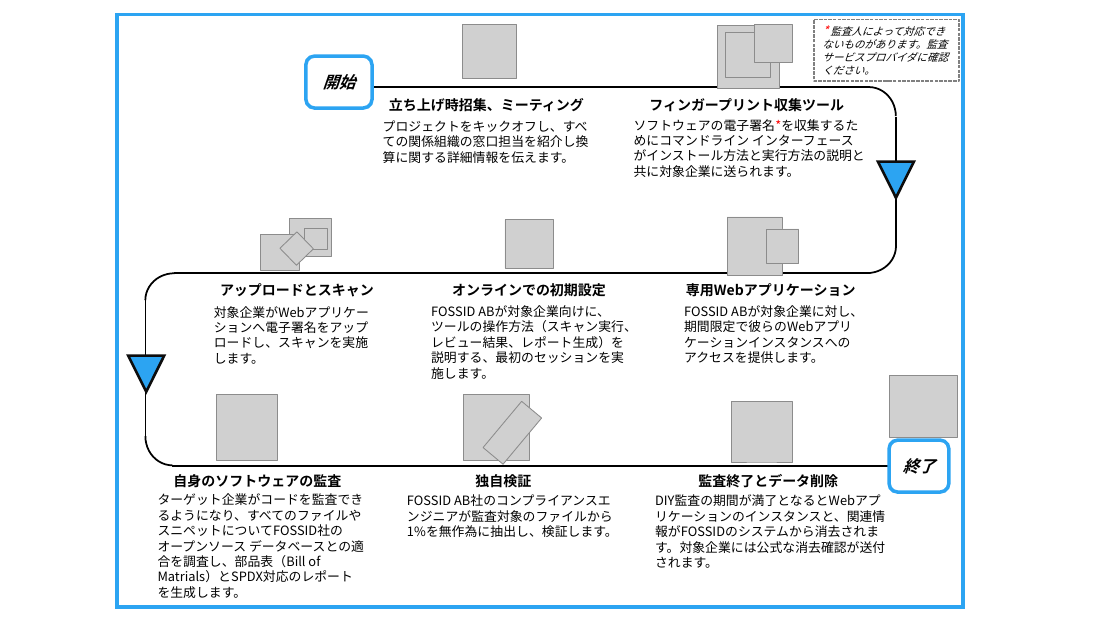
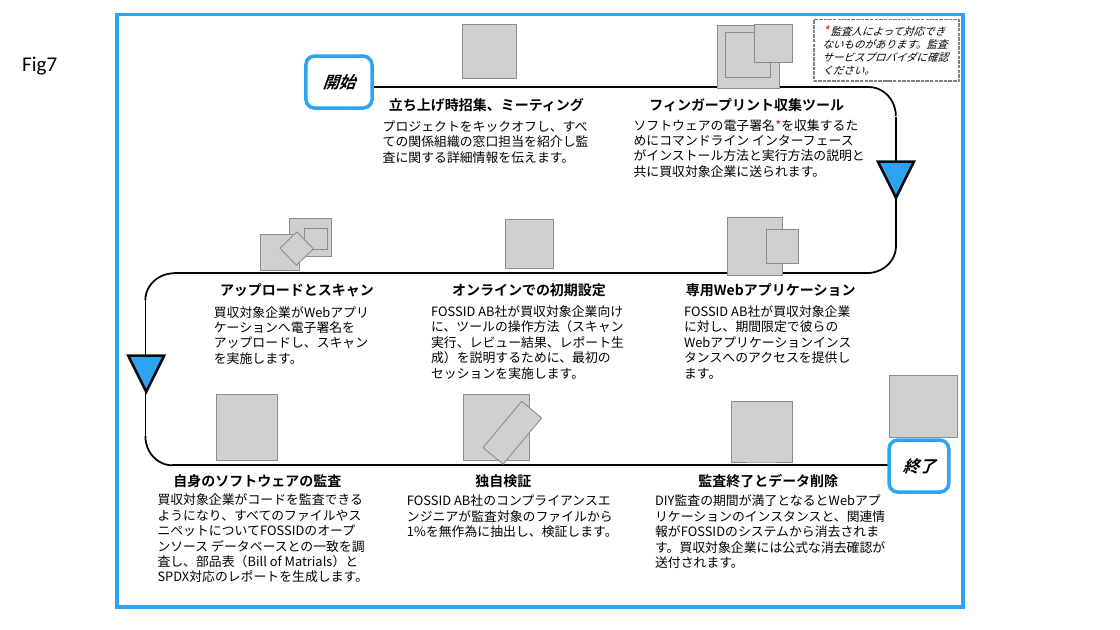
Before and after one commit to lf-j/Misc, a slide deck: slide 14 of OPEN SOURCE AUDITS IN MERGER AND ACQUISITION TRANSACTIONS/RC/Figures_M&A_paper_JP.pptx. Drawn at 1120x630 pixels with LibreOffice and Linux fonts; fonts in the diff are those of the drawing; grey boxes stand for pictures. Boxes give left, top, right and bottom in pixels: in the first picture for what was removed or moved away, otherwise in the second. Text is boxed around its words. In the diff, an @@ line names an element or a change of style, - is before the commit and + after.

```diff
--- a/OPEN SOURCE AUDITS IN MERGER AND ACQUISITION TRANSACTIONS/RC/Figures_M&A_paper_JP.pptx
+++ b/OPEN SOURCE AUDITS IN MERGER AND ACQUISITION TRANSACTIONS/RC/Figures_M&A_paper_JP.pptx
@@ text added at box(22, 56, 57, 75), 18 pt, text #000000 @@
+Fig7
@@ text at box(634, 119, 865, 177): text changed @@
-ソフトウェアの電子署名*を収集するためにコマンドライン インターフェースがインストール方法と実行方法の説明と共に対象企業に送られます。
+ソフトウェアの電子署名*を収集するためにコマンドライン インターフェースがインストール方法と実行方法の説明と共に買収対象企業に送られます。
@@ text at box(383, 120, 589, 163): text changed @@
-プロジェクトをキックオフし、すべての関係組織の窓口担当を紹介し換算に関する詳細情報を伝えます。
+プロジェクトをキックオフし、すべての関係組織の窓口担当を紹介し監査に関する詳細情報を伝えます。
@@ text at box(214, 306, 369, 364): text changed @@
-対象企業がWebアプリケーションへ電子署名をアップロードし、スキャンを実施します。
+買収対象企業がWebアプリケーションへ電子署名をアップロードし、スキャンを実施します。
@@ text at box(431, 306, 624, 379): text changed @@
-FOSSID ABが対象企業向けに、ツールの操作方法（スキャン実行、レビュー結果、レポート生成）を説明する、最初のセッションを実施します。
+FOSSID AB社が買収対象企業向けに、ツールの操作方法（スキャン実行、レビュー結果、レポート生成）を説明するために、最初のセッションを実施します。
@@ text at box(684, 306, 838, 379): text changed @@
-FOSSID ABが対象企業に対し、期間限定で彼らのWebアプリケーションインスタンスへのアクセスを提供します。
+FOSSID AB社が買収対象企業に対し、期間限定で彼らのWebアプリケーションインスタンスへのアクセスを提供します。
@@ text at box(158, 493, 369, 582): text changed @@
-ターゲット企業がコードを監査できるようになり、すべてのファイルやスニペットについてFOSSID社のオープンソース データベースとの適合を調査し、部品表（Bill of Matrials）とSPDX対応のレポートを生成します。
+買収対象企業がコードを監査できるようになり、すべてのファイルやスニペットについてFOSSIDのオープンソース データベースとの一致を調査し、部品表（Bill of Matrials）とSPDX対応のレポートを生成します。
@@ text at box(655, 510, 885, 568): text changed @@
-DIY監査の期間が満了となるとWebアプリケーションのインスタンスと、関連情報がFOSSIDのシステムから消去されます。対象企業には公式な消去確認が送付されます。
+DIY監査の期間が満了となるとWebアプリケーションのインスタンスと、関連情報がFOSSIDのシステムから消去されます。買収対象企業には公式な消去確認が送付されます。
```
Also in this commit, not shown: 12 other slides changed, 2 other files.
